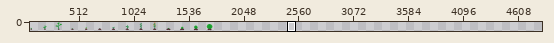
One commit to this sprite sheet: Assets/Content/plant.png. The first picture is a wide view before the edit; the outline marks the close-up.
Close-up. Old version:
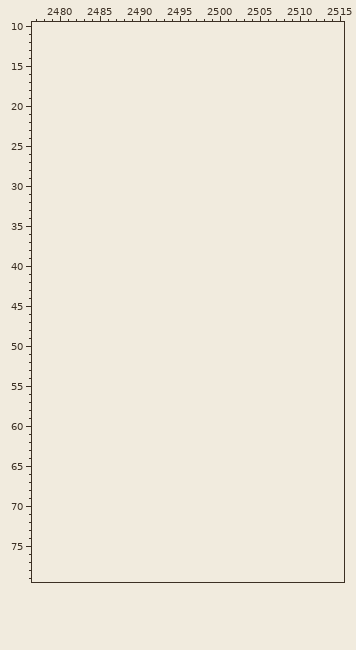
The file is 1792x128 pixels. Shown: x 2477..2515, y 10..79. The old version is drawn lined up with the new one, on the new canvas. The wide view leaves out empty margins. The commit also changed other parts of the picture, which this record leaves out.
Palette (. is transparent): 
Pixels before (only the part around the change), first column x 2479:
10 .....................................
11 .....................................
12 .....................................
13 .....................................
14 .....................................
15 .....................................
16 .....................................
17 .....................................
18 .....................................
19 .....................................
20 .....................................
21 .....................................
22 .....................................
23 .....................................
24 .....................................
25 .....................................
26 .....................................
27 .....................................
28 .....................................
29 .....................................
30 .....................................
31 .....................................
32 .....................................
33 .....................................
34 .....................................
35 .....................................
36 .....................................
37 .....................................
38 .....................................
39 .....................................
40 .....................................
41 .....................................
42 .....................................
43 .....................................
44 .....................................
45 .....................................
46 .....................................
47 .....................................
48 .....................................
49 .....................................
50 .....................................
51 .....................................
52 .....................................
53 .....................................
54 .....................................
55 .....................................
56 .....................................
57 .....................................
58 .....................................
59 .....................................
60 .....................................
61 .....................................
62 .....................................
63 .....................................
64 .....................................
65 .....................................
66 .....................................
67 .....................................
68 .....................................
69 .....................................
70 .....................................
71 .....................................
72 .....................................
73 .....................................
74 .....................................
75 .....................................
76 .....................................
77 .....................................
78 .....................................
The result:
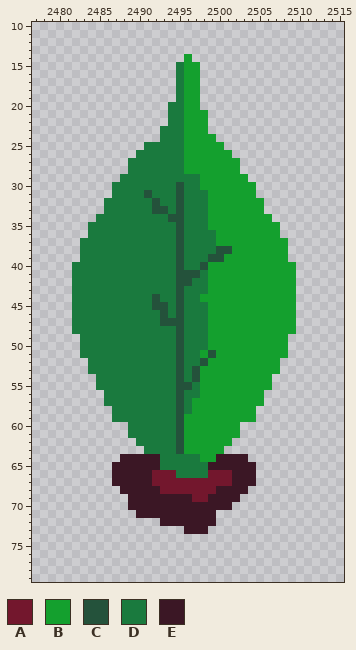
Colours new in this view: A #73172d  B #14a02e  C #24523b  D #1a7a3e  E #3b1725
Difference:
canvas 1792x128 -> 4864x128
y 14: x 2496 . -> B
y 15..19: x 2495..2497 ... -> DBB
y 20: x 2494..2497 .... -> DDBB
y 21..22: x 2494..2498 ..... -> DDBBB
y 23: x 2493..2498 ...... -> DDDBBB
y 24: x 2493..2499 ....... -> DDDBBBB
y 25: x 2491..2500 .......... -> DDDDDBBBBB
y 26: x 2490..2501 ............ -> DDDDDDBBBBBB
y 27..28: x 2489..2502 .............. -> DDDDDDDBBBBBBB
y 29: x 2488..2503 ................ -> DDDDDDDDDDBBBBBB
y 30: x 2487..2504 .................. -> DDDDDDDDCDDBBBBBBB
y 31: x 2487..2504 .................. -> DDDDCDDDCDDDBBBBBB
y 32: x 2486..2505 .................... -> DDDDDDCDDCDDDBBBBBBB
y 33: x 2486..2505 .................... -> DDDDDDCCDCDDDBBBBBBB
y 34: x 2485..2506 ...................... -> DDDDDDDDDCCDDDBBBBBBBB
y 35: x 2484..2507 ........................ -> DDDDDDDDDDDCDDDBBBBBBBBB
y 36: x 2484..2507 ........................ -> DDDDDDDDDDDCDDDDBBBBBBBB
y 37: x 2483..2508 .......................... -> DDDDDDDDDDDDCDDDDBBBBBBBBB
y 38: x 2483..2508 .......................... -> DDDDDDDDDDDDCDDDDCCBBBBBBB
y 39: x 2483..2508 .......................... -> DDDDDDDDDDDDCDDDCCBBBBBBBB
y 40: x 2482..2509 ............................ -> DDDDDDDDDDDDDCDDCBBBBBBBBBBB
y 41: x 2482..2509 ............................ -> DDDDDDDDDDDDDCCCDBBBBBBBBBBB
y 42: x 2482..2509 ............................ -> DDDDDDDDDDDDDCCDDBBBBBBBBBBB
y 43: x 2482..2509 ............................ -> DDDDDDDDDDDDDCDDDBBBBBBBBBBB
y 44: x 2482..2509 ............................ -> DDDDDDDDDDCDDCDDBBBBBBBBBBBB
y 45: x 2482..2509 ............................ -> DDDDDDDDDDCCDCDDDBBBBBBBBBBB
y 46: x 2482..2509 ............................ -> DDDDDDDDDDDCDCDDDBBBBBBBBBBB
y 47: x 2482..2509 ............................ -> DDDDDDDDDDDCCCDDDBBBBBBBBBBB
y 48: x 2482..2509 ............................ -> DDDDDDDDDDDDDCDDDBBBBBBBBBBB
y 49..50: x 2483..2508 .......................... -> DDDDDDDDDDDDCDDDBBBBBBBBBB
y 51: x 2483..2508 .......................... -> DDDDDDDDDDDDCDDBCBBBBBBBBB
y 52: x 2484..2507 ........................ -> DDDDDDDDDDDCDDCBBBBBBBBB
y 53: x 2484..2507 ........................ -> DDDDDDDDDDDCDCBBBBBBBBBB
y 54: x 2485..2506 ...................... -> DDDDDDDDDDCDCBBBBBBBBB
y 55: x 2485..2506 ...................... -> DDDDDDDDDDCCDBBBBBBBBB
y 56: x 2486..2505 .................... -> DDDDDDDDDCDDBBBBBBBB
y 57: x 2486..2505 .................... -> DDDDDDDDDCDBBBBBBBBB
y 58: x 2487..2504 .................. -> DDDDDDDDCDBBBBBBBB
y 59: x 2487..2504 .................. -> DDDDDDDDCBBBBBBBBB
y 60..61: x 2489..2502 .............. -> DDDDDDCBBBBBBB
y 62: x 2490..2501 ............ -> DDDDDCBBBBBB
y 63: x 2491..2500 .......... -> DDDDCBBBBB
y 64: x 2488..2503 ................ -> EEEEEDDDDDBBEEEE
y 65: x 2487..2504 .................. -> EEEEEEDDDDDDEEEEEE
y 66: x 2487..2504 .................. -> EEEEEAAADDDDAAAEEE
y 67: x 2487..2504 .................. -> EEEEEAAAAAAAAAAEEE
y 68: x 2488..2503 ................ -> EEEEEAAAAAAAEEEE
y 69: x 2489..2502 .............. -> EEEEEEEEAAEEEE
y 70: x 2489..2501 ............. -> EEEEEEEEEEEEE
y 71: x 2490..2499 .......... -> EEEEEEEEEE
y 72: x 2493..2499 ....... -> EEEEEEE
y 73: x 2496..2498 ... -> EEE
Where, in picture pixels (left, top, right, bottom), the same in both close-ups:
added: (72, 54, 296, 534)
